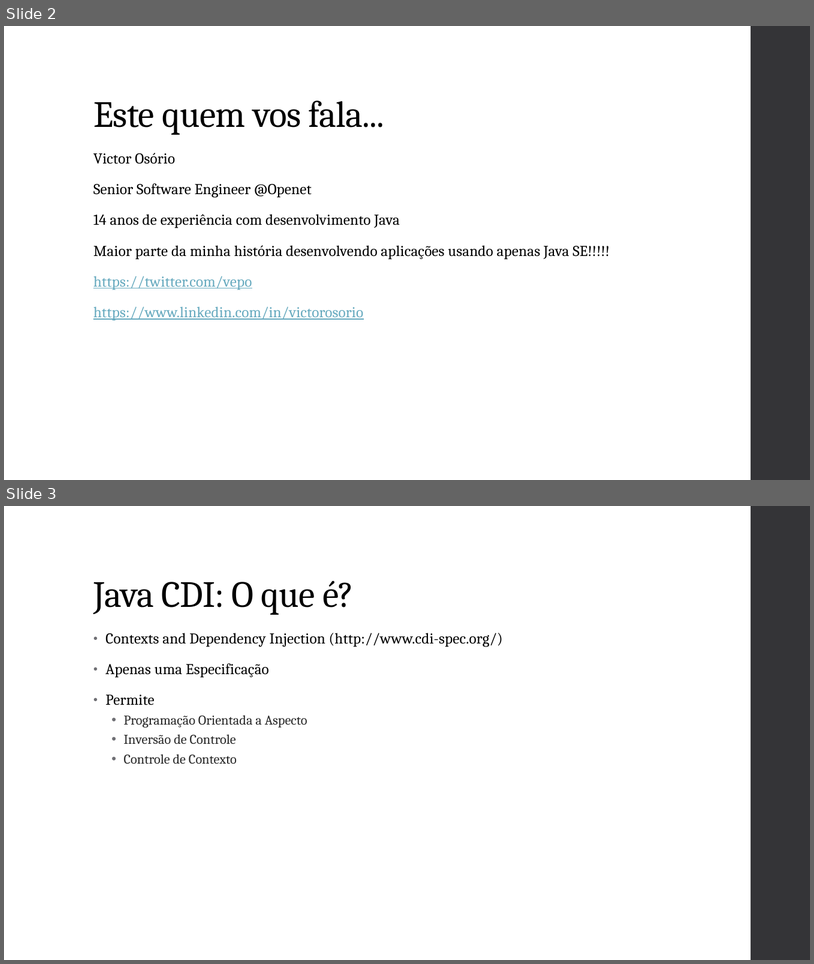
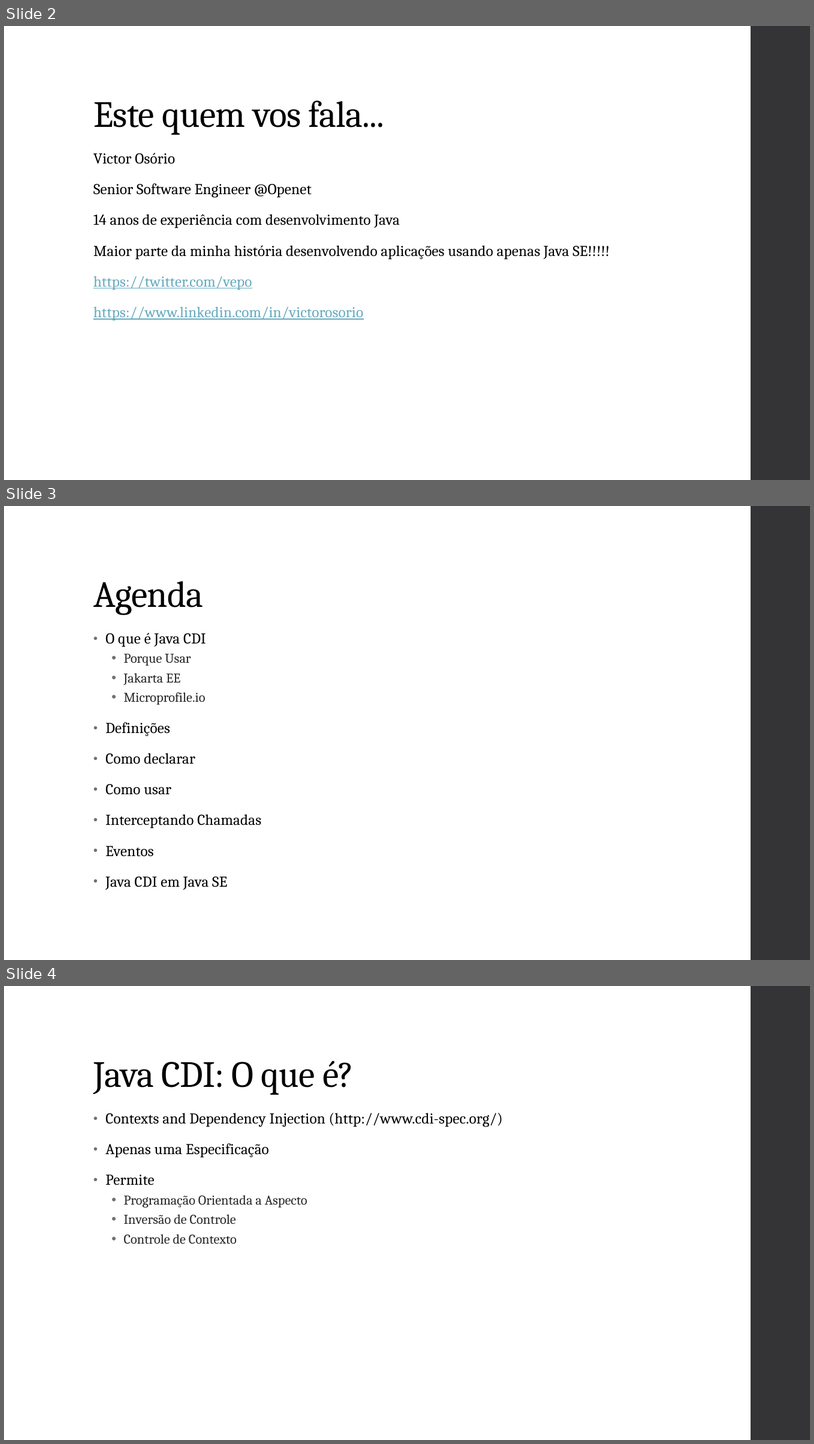
Before and after one commit to vepo/cdi-tutorial, a slide deck: resource/Java CDI.pptx. Shown one above the other, each under a label of ours: slides 2 and 3 before the commit, slides 2, 3 and 4 after it. The pictures are 814x964 and 814x1444 pixels, drawn with LibreOffice and Linux fonts; fonts in the diff are those of the drawing. Boxes give left, top, right and bottom in pixels: in the first picture for what was removed or moved away, otherwise in the second. Text is boxed around its words. In the diff, an @@ line names an element or a change of style, - is before the commit and + after.

```diff
--- a/resource/Java CDI.pptx
+++ b/resource/Java CDI.pptx
@@ slide 3 added at (x1=4, y1=506, x2=810, y2=960), background #FFFFFF; not listed: 1 template element that a slide beside it also shows @@
@@ title added at (x1=93, y1=581, x2=204, y2=615), 44 pt, text #000000 @@
+Agenda
@@ text added at (x1=105, y1=633, x2=261, y2=889), 18 pt, text #000000 @@
+• O que é Java CDI
+  • Porque Usar
+  • Jakarta EE
+  • Microprofile.io
+• Definições
+• Como declarar
+• Como usar
+• Interceptando Chamadas
+• Eventos
+• Java CDI em Java SE
@@ what was slide 3 is now slide 4 @@
```
Also in this commit, not shown: 1 slide changed, 8 other slides added.
